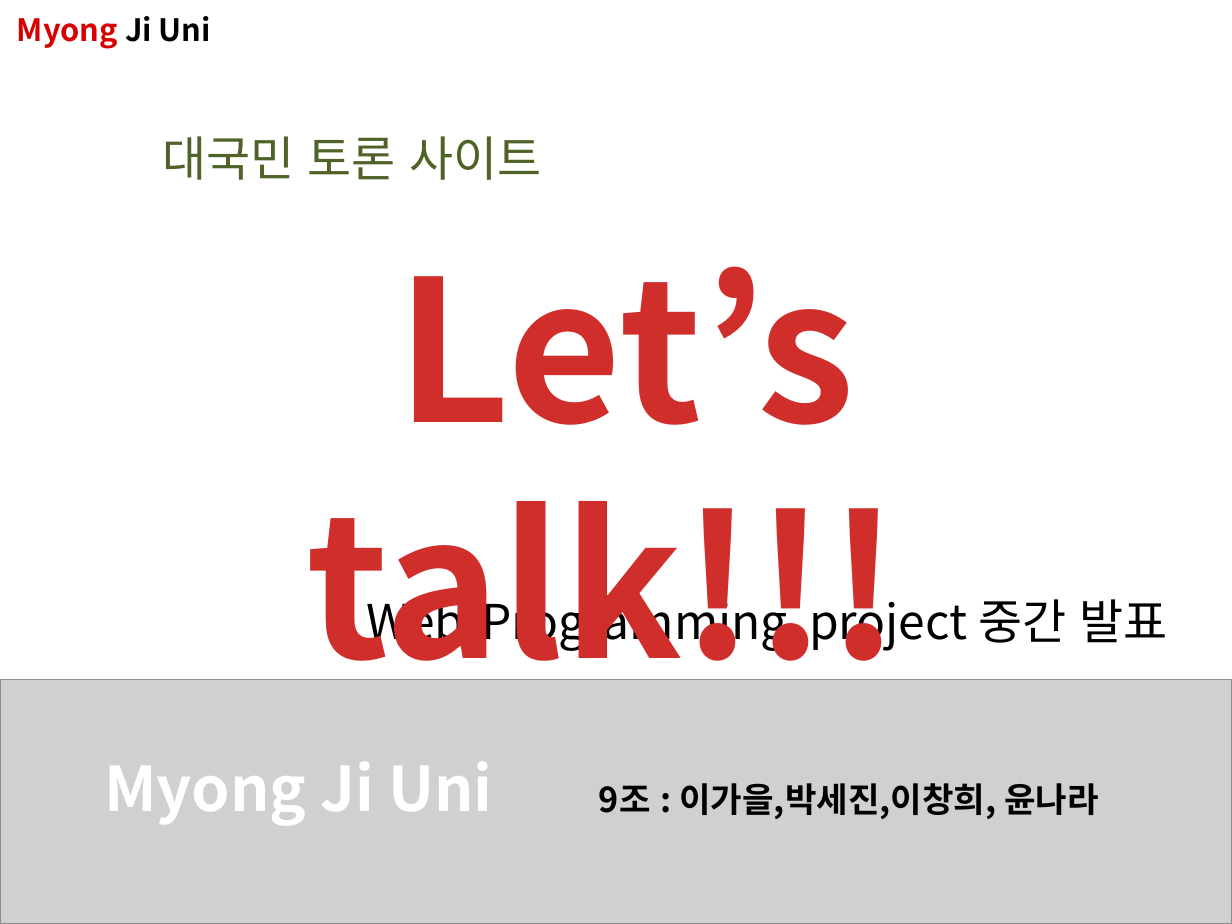
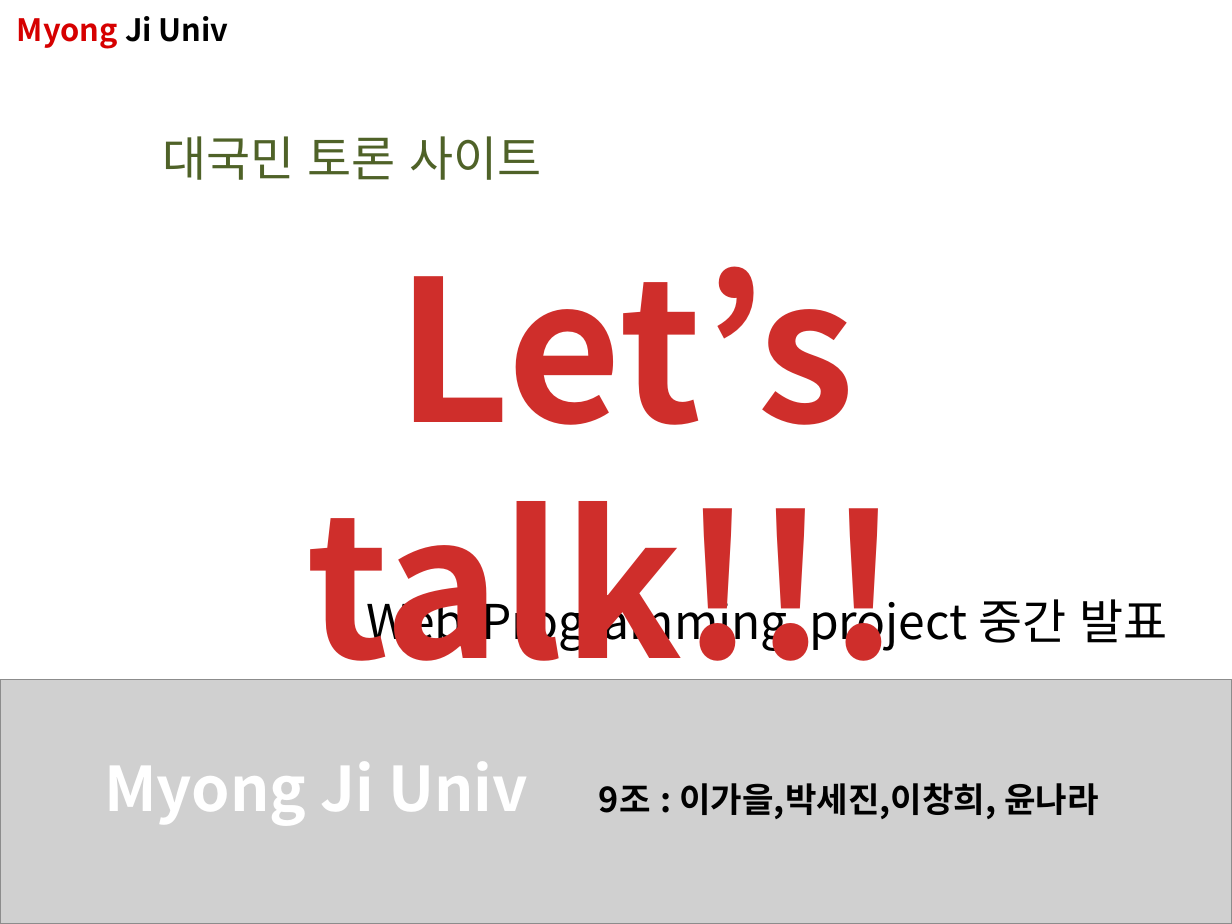
Before and after one commit to nnmm666/web_programming_A-, a slide deck: slide 1 of report/mid presentation.pptx. Drawn at 1232x924 pixels with LibreOffice and Linux fonts; fonts in the diff are those of the drawing; grey boxes stand for pictures. Boxes give left, top, right and bottom in pixels: in the first picture for what was removed or moved away, otherwise in the second. Text is boxed around its words. In the diff, an @@ line names an element or a change of style, - is before the commit and + after.

```diff
--- a/report/mid presentation.pptx
+++ b/report/mid presentation.pptx
@@ text at bbox=[17, 16, 229, 49]: text changed; text colour #D60000 to #000000 @@
-Myong Ji Uni
+Myong Ji Univ
@@ text at bbox=[104, 761, 528, 826]: text changed @@
-Myong Ji Uni
+Myong Ji Univ
```
Also in this commit, not shown: 9 other slides changed, 6 other files.
